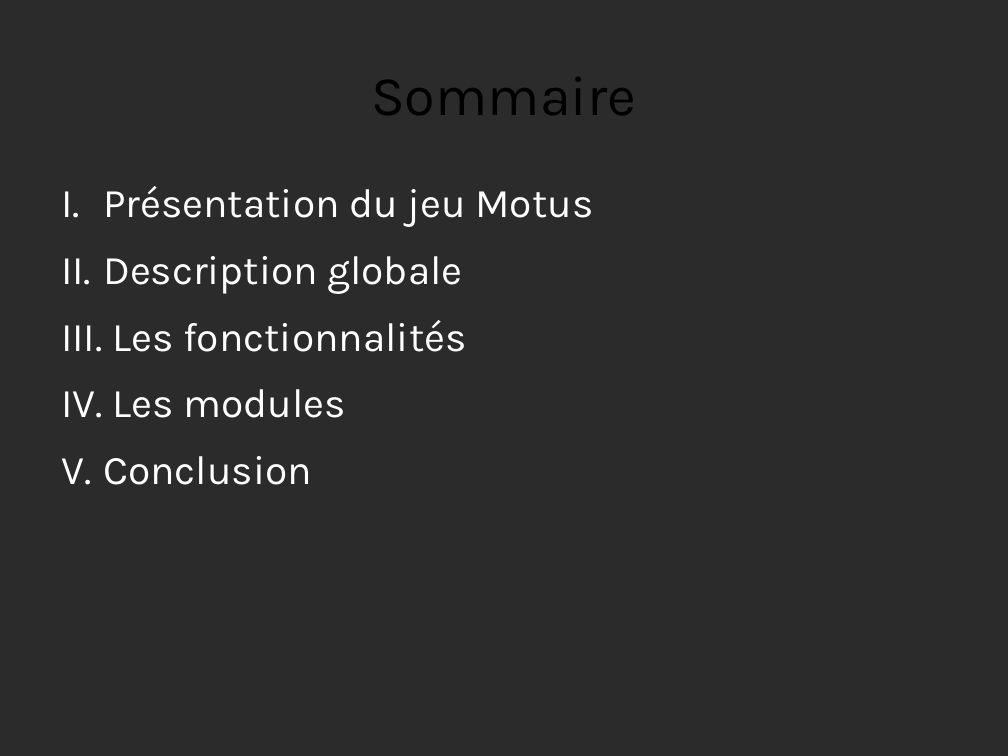
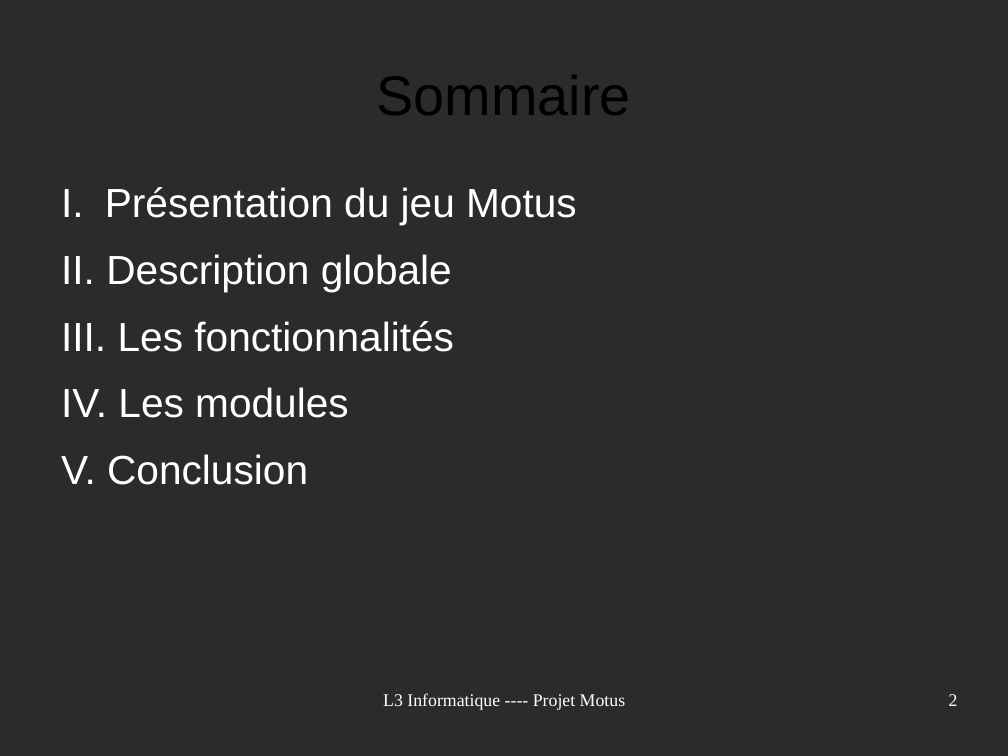
Before and after one commit to Yamihoshi/Projet-L3, a slide deck: slide 2 of Momomotus.odp. Drawn at 1008x756 pixels with LibreOffice and Linux fonts; fonts in the diff are those of the drawing; background and template pictures are left out; a plain dark background stands for a picture behind light text. Boxes give left, top, right and bottom in pixels: in the first picture for what was removed or moved away, otherwise in the second. Text is boxed around its words. In the diff, an @@ line names an element or a change of style, - is before the commit and + after.

```diff
--- a/Momomotus.odp
+++ b/Momomotus.odp
@@ title "Sommaire" at [377, 75, 631, 115]: font Karla to Arial @@
@@ text "Présentation du jeu Motus" at [105, 187, 577, 485]: font Karla to Arial @@
@@ text added at [383, 693, 626, 710], 14 pt, text #FFFFFF @@
+L3 Informatique ---- Projet Motus
@@ page number added at [949, 694, 958, 706], 14 pt, text #FFFFFF @@
+2
```
Also in this commit, not shown: 11 other slides changed, 1 slide added, 1 other file.
